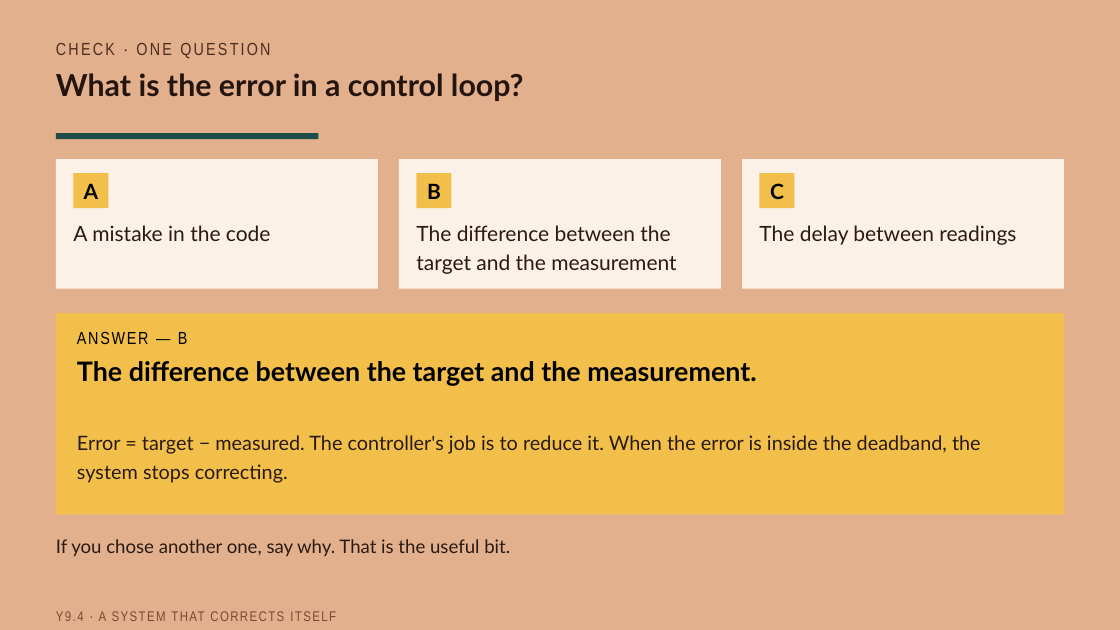
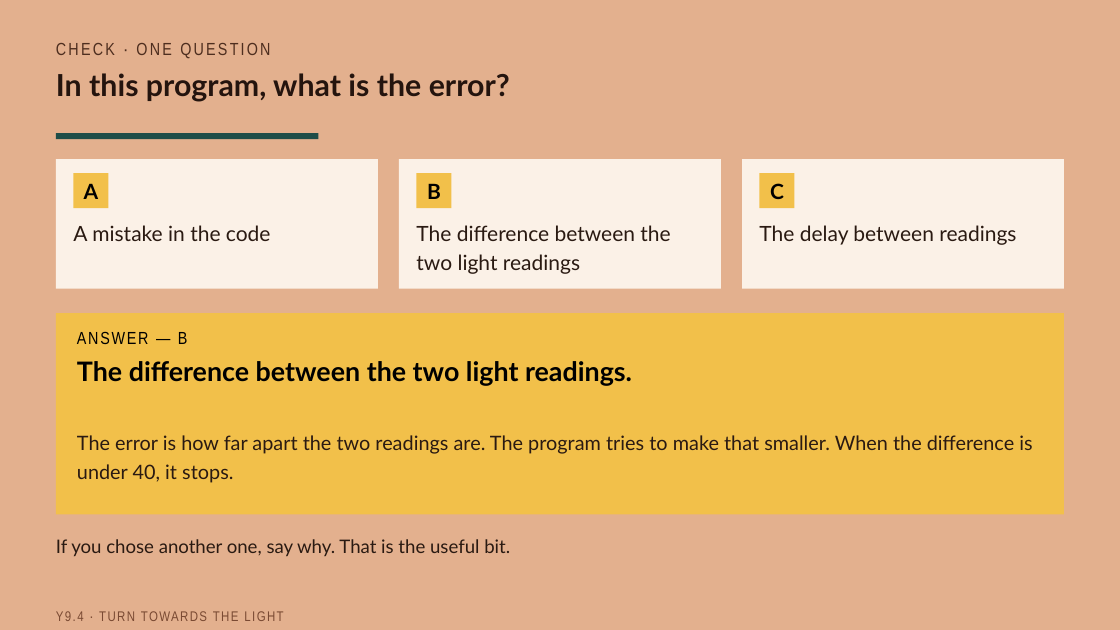
Before and after one commit to beatsaway/luacslides, a slide deck: slide 10 of v2027/Y9-4-A-system-that-corrects-itself.pptx. Drawn at 1120x630 pixels with LibreOffice and Linux fonts; fonts in the diff are those of the drawing. Boxes give left, top, right and bottom in pixels: in the first picture for what was removed or moved away, otherwise in the second. Text is boxed around its words. In the diff, an @@ line names an element or a change of style, - is before the commit and + after.

```diff
--- a/v2027/Y9-4-A-system-that-corrects-itself.pptx
+++ b/v2027/Y9-4-A-system-that-corrects-itself.pptx
@@ text at [56,73,510,102]: text changed @@
-What is the error in a control loop?
+In this program, what is the error?
@@ text at [416,225,670,274]: text changed @@
-The difference between the target and the measurement
+The difference between the two light readings
@@ text at [77,361,632,386]: text changed @@
-The difference between the target and the measurement.
+The difference between the two light readings.
@@ text at [77,435,1032,483]: text changed @@
-Error = target − measured. The controller's job is to reduce it. When the error is inside the deadband, the system stops correcting.
+The error is how far apart the two readings are. The program tries to make that smaller. When the difference is under 40, it stops.
@@ text at [56,611,283,621]: text changed @@
-Y9.4 · A SYSTEM THAT CORRECTS ITSELF
+Y9.4 · TURN TOWARDS THE LIGHT
```
Also in this commit, not shown: 11 other slides changed, 34 other files.
